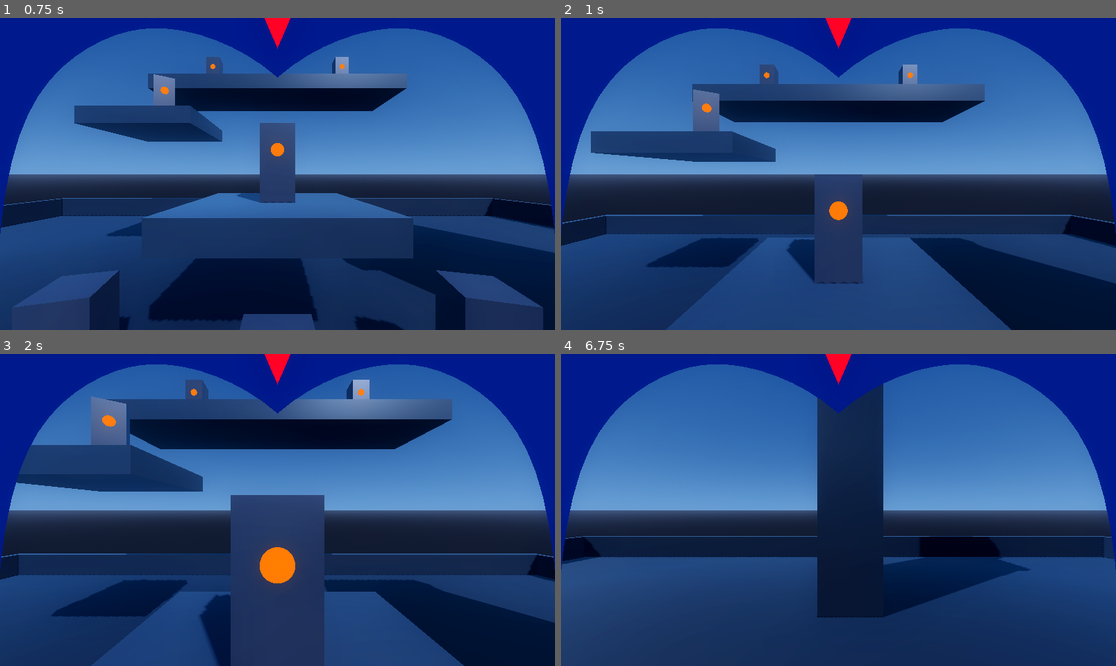
Above: before the commit, frames 1-4 (two rows, left to right).
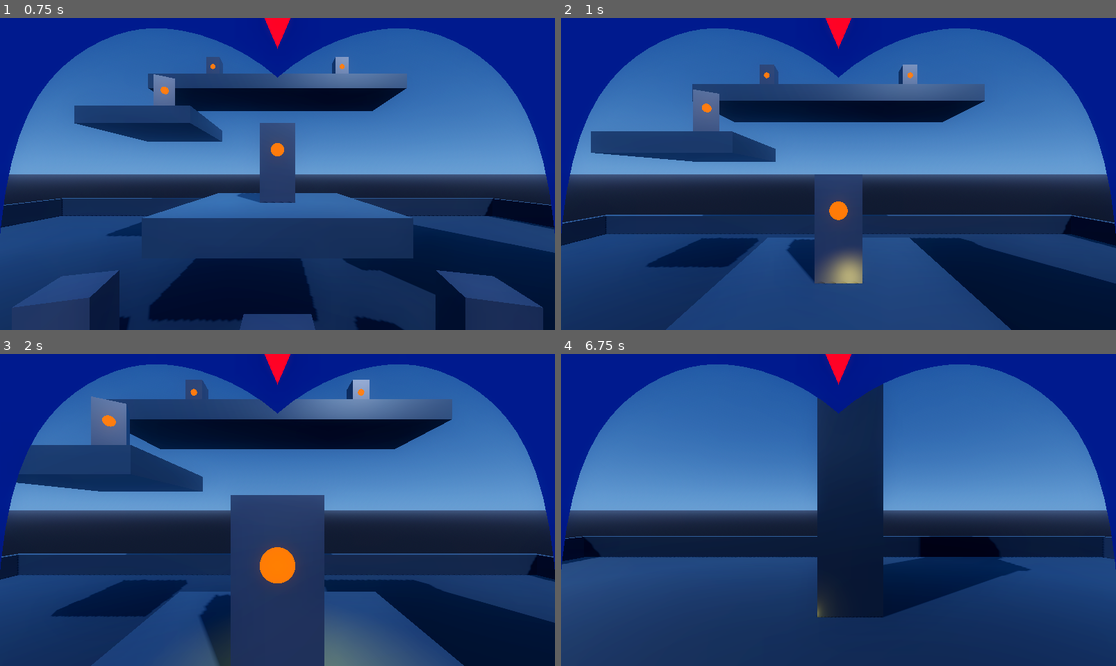
Above: after the commit, the same moments.

Repository: b6-stack/mega-man-x-remade
Game: Godot game, scene res://scenes/test_arena.tscn
Same seed, same stepped clock (60 frames per second), same inputs: the game is played once before the commit and once after it.
Inputs (mouse positions are in pixels of both pictures, inside the frame that each line leads up to):
- Up to frame 1 (0.75 s): tap Enter (ui_accept) at 0.5 s; move the mouse to (249, 236) at 0.52 s; hold W from 0.53 s (still down); hold Space from 0.53 s (still down); click (249, 236) at 0.67 s
- Up to frame 2 (1 s): keep holding W; keep holding Space; tap Enter (ui_accept) at 0.77 s
- Up to frame 3 (2 s): tap Enter (ui_accept) at 1.07 s; release W at 1.25 s; release Space at 1.25 s; drag from (444, 556) to (249, 572) at 1.27 s
- Up to frame 4 (6.75 s): move the mouse to (672, 463) at 2.02 s; hold A 2.03-2.75 s; hold Q 2.03-2.75 s; drag from (866, 510) to (672, 463) at 2.77 s; tap Enter (ui_accept) at 3.5, 3.77, 4.07 s; move the mouse to (755, 432) at 3.52 s; hold S 3.53-4.25 s; hold Space 3.53-4.25 s; drag from (960, 494) to (755, 432) at 4.27 s; move the mouse to (727, 525) at 5.02 s; hold W 5.03-5.75 s; hold Q 5.03-5.75 s; click (727, 525) at 5.17 s; drag from (894, 441) to (727, 525) at 5.77 s; move the mouse to (810, 572) at 6.52 s; hold D from 6.53 s (still down); hold Space from 6.53 s (still down)

Frame 1 is identical in both runs. In frame 2, 0.7% of the frame differs, in the area x 45-55%, y 74-86%; in frame 3, 1.6%, in the area x 34-73%, y 85-100%; in frame 4, 0.1%.

Commit message:
feat(fx): add damage impact splash, white hit flash, and metallic deflect spark effects

Diff:
--- /dev/null
+++ b/scenes/effects/deflect_sparks.tscn
@@ -0,0 +1,46 @@
+[gd_scene load_steps=6 format=3 uid="uid://b0deflectsparks"]
+
+[ext_resource type="Script" path="res://scripts/effects/deflect_sparks.gd" id="1_deflect"]
+
+[sub_resource type="ParticleProcessMaterial" id="ParticleProcessMaterial_sparks"]
+emission_shape = 1
+emission_sphere_radius = 0.02
+direction = Vector3(0, 0, 1)
+spread = 60.0
+initial_velocity_min = 4.0
+initial_velocity_max = 9.0
+gravity = Vector3(0, -9.8, 0)
+scale_min = 0.015
+scale_max = 0.04
+damping_min = 2.0
+damping_max = 5.0
+
+[sub_resource type="StandardMaterial3D" id="StandardMaterial3D_spark_mat"]
+shading_mode = 0
+albedo_color = Color(1.0, 0.85, 0.3, 1)
+emission_enabled = true
+emission = Color(1.0, 0.8, 0.2, 1)
+emission_energy_multiplier = 8.0
+
+[sub_resource type="SphereMesh" id="SphereMesh_spark_pass"]
+material = SubResource("StandardMaterial3D_spark_mat")
+radius = 0.015
+height = 0.03
+
+[node name="DeflectSparks" type="Node3D"]
+top_level = true
+script = ExtResource("1_deflect")
+
+[node name="GPUParticles3D" type="GPUParticles3D" parent="."]
+emitting = false
+amount = 28
+lifetime = 0.25
+one_shot = true
+explosiveness = 0.95
+process_material = SubResource("ParticleProcessMaterial_sparks")
+draw_pass_1 = SubResource("SphereMesh_spark_pass")
+
+[node name="OmniLight3D" type="OmniLight3D" parent="."]
+light_color = Color(1.0, 0.85, 0.3, 1)
+light_energy = 5.0
+omni_range = 1.8
--- /dev/null
+++ b/scenes/effects/impact_splash.tscn
@@ -0,0 +1,60 @@
+[gd_scene load_steps=7 format=3 uid="uid://b0impactsplash"]
+
+[ext_resource type="Script" path="res://scripts/effects/impact_splash.gd" id="1_splash"]
+
+[sub_resource type="ParticleProcessMaterial" id="ParticleProcessMaterial_splash"]
+emission_shape = 1
+emission_sphere_radius = 0.05
+direction = Vector3(0, 0, 1)
+spread = 75.0
+initial_velocity_min = 2.5
+initial_velocity_max = 6.0
+gravity = Vector3(0, -4, 0)
+scale_min = 0.03
+scale_max = 0.07
+
+[sub_resource type="StandardMaterial3D" id="StandardMaterial3D_splash_p"]
+shading_mode = 0
+albedo_color = Color(1, 0.92, 0.1, 1)
+emission_enabled = true
+emission = Color(1, 0.9, 0.05, 1)
+emission_energy_multiplier = 6.0
+
+[sub_resource type="SphereMesh" id="SphereMesh_splash_pass"]
+material = SubResource("StandardMaterial3D_splash_p")
+radius = 0.02
+height = 0.04
+
+[sub_resource type="StandardMaterial3D" id="StandardMaterial3D_shock"]
+transparency = 1
+shading_mode = 0
+albedo_color = Color(1, 0.95, 0.2, 0.8)
+emission_enabled = true
+emission = Color(1, 0.9, 0.1, 1)
+emission_energy_multiplier = 4.0
+
+[sub_resource type="SphereMesh" id="SphereMesh_shock"]
+material = SubResource("StandardMaterial3D_shock")
+radius = 0.25
+height = 0.5
+
+[node name="ImpactSplash" type="Node3D"]
+top_level = true
+script = ExtResource("1_splash")
+
+[node name="GPUParticles3D" type="GPUParticles3D" parent="."]
+emitting = false
+amount = 24
+lifetime = 0.3
+one_shot = true
+explosiveness = 0.92
+process_material = SubResource("ParticleProcessMaterial_splash")
+draw_pass_1 = SubResource("SphereMesh_splash_pass")
+
+[node name="Shockwave" type="MeshInstance3D" parent="."]
+mesh = SubResource("SphereMesh_shock")
+
+[node name="OmniLight3D" type="OmniLight3D" parent="."]
+light_color = Color(1, 0.92, 0.1, 1)
+light_energy = 4.0
+omni_range = 2.5
--- a/scenes/test_arena.tscn
+++ b/scenes/test_arena.tscn
@@ -356,6 +356,7 @@
 
 [node name="TargetDummy_Right" parent="Dummies" instance=ExtResource("2_dummy")]
 transform = Transform3D(0.965926, 0, -0.258819, 0, 1, 0, 0.258819, 0, 0.965926, 3, 0, -4)
+is_armored = true
 
 [node name="TargetDummy_Step1" parent="Dummies" instance=ExtResource("2_dummy")]
 transform = Transform3D(1, 0, 0, 0, 1, 0, 0, 0, 1, 0, 2.8, -6)
--- a/scripts/buster_shot.gd
+++ b/scripts/buster_shot.gd
@@ -152,6 +152,9 @@
 	draw_mesh.material = draw_mat
 	particles.draw_pass_1 = draw_mesh
 
+const IMPACT_SPLASH_SCENE: PackedScene = preload("res://scenes/effects/impact_splash.tscn")
+const DEFLECT_SPARKS_SCENE: PackedScene = preload("res://scenes/effects/deflect_sparks.tscn")
+
 func _physics_process(delta: float) -> void:
 	global_position += -global_transform.basis.z * speed * delta
 
@@ -160,13 +163,52 @@
 		queue_free()
 
 func _on_body_entered(body: Node3D) -> void:
-	if body.has_method("take_damage"):
-		body.take_damage(damage)
+	_handle_hit(body)
+
+func _on_area_entered(area: Area3D) -> void:
+	_handle_hit(area)
+
+func _handle_hit(target: Node3D) -> void:
+	var hit_pos: Vector3 = global_position
+	var hit_normal: Vector3 = global_transform.basis.z
+	var damage_dealt := false
+
+	var damage_target: Node = target
+	if not damage_target.has_method("take_damage") and target.get_parent() and target.get_parent().has_method("take_damage"):
+		damage_target = target.get_parent()
+
+	if damage_target.has_method("take_damage"):
+		var result = damage_target.take_damage(damage, hit_pos, hit_normal)
+		if result is bool:
+			damage_dealt = result
+		else:
+			damage_dealt = true
+
+	if damage_dealt:
+		_spawn_impact_splash(hit_pos, hit_normal)
+	else:
+		_spawn_deflect_sparks(hit_pos, hit_normal)
+
 	queue_free()
 
-func _on_area_entered(area: Area3D) -> void:
-	if area.has_method("take_damage"):
-		area.take_damage(damage)
-	elif area.get_parent() and area.get_parent().has_method("take_damage"):
-		area.get_parent().take_damage(damage)
-	queue_free()
+func _spawn_impact_splash(pos: Vector3, normal: Vector3) -> void:
+	if not IMPACT_SPLASH_SCENE:
+		return
+	var splash = IMPACT_SPLASH_SCENE.instantiate()
+	if splash:
+		var target_parent := get_tree().current_scene if get_tree().current_scene else get_parent()
+		target_parent.add_child(splash)
+		splash.global_position = pos
+		if splash.has_method("setup"):
+			splash.setup(charge_level, normal)
+
+func _spawn_deflect_sparks(pos: Vector3, normal: Vector3) -> void:
+	if not DEFLECT_SPARKS_SCENE:
+		return
+	var sparks = DEFLECT_SPARKS_SCENE.instantiate()
+	if sparks:
+		var target_parent := get_tree().current_scene if get_tree().current_scene else get_parent()
+		target_parent.add_child(sparks)
+		sparks.global_position = pos
+		if sparks.has_method("setup"):
+			sparks.setup(normal)
--- /dev/null
+++ b/scripts/effects/deflect_sparks.gd
@@ -0,0 +1,27 @@
+extends Node3D
+class_name DeflectSparks
+
+@export var duration: float = 0.28
+
+@onready var particles: GPUParticles3D = $GPUParticles3D
+@onready var light: OmniLight3D = $OmniLight3D
+
+var _timer: float = 0.0
+
+func _ready() -> void:
+	if particles:
+		particles.restart()
+		particles.emitting = true
+
+func setup(hit_normal: Vector3 = Vector3.UP) -> void:
+	if hit_normal != Vector3.ZERO:
+		var up_axis := Vector3.UP if abs(hit_normal.y) < 0.9 else Vector3.FORWARD
+		look_at(global_position + hit_normal, up_axis)
+
+func _process(delta: float) -> void:
+	_timer += delta
+	var progress: float = clampf(_timer / duration, 0.0, 1.0)
+	if light:
+		light.light_energy = (1.0 - progress) * 5.0
+	if _timer >= duration:
+		queue_free()
--- /dev/null
+++ b/scripts/effects/impact_splash.gd
@@ -0,0 +1,111 @@
+extends Node3D
+class_name ImpactSplash
+
+@export var charge_level: int = 1
+@export var duration: float = 0.35
+
+@onready var particles: GPUParticles3D = $GPUParticles3D
+@onready var shockwave: MeshInstance3D = $Shockwave
+@onready var light: OmniLight3D = $OmniLight3D
+
+var _timer: float = 0.0
+
+func _ready() -> void:
+	_setup_effect()
+
+func setup(level: int, hit_normal: Vector3 = Vector3.UP) -> void:
+	charge_level = clampi(level, 1, 3)
+	if hit_normal != Vector3.ZERO:
+		var up_axis := Vector3.UP if abs(hit_normal.y) < 0.9 else Vector3.FORWARD
+		look_at(global_position + hit_normal, up_axis)
+	if is_node_ready():
+		_setup_effect()
+
+func _setup_effect() -> void:
+	var col := Color(1.0, 0.92, 0.1)
+	var scale_mult := 1.0
+	var part_count := 24
+	var light_range := 2.2
+
+	match charge_level:
+		1:
+			col = Color(1.0, 0.95, 0.15)
+			scale_mult = 0.8
+			part_count = 20
+			light_range = 2.0
+		2:
+			col = Color(0.2, 1.0, 0.45)
+			scale_mult = 1.4
+			part_count = 36
+			light_range = 3.5
+		3:
+			col = Color(0.15, 0.8, 1.0)
+			scale_mult = 2.4
+			part_count = 60
+			light_range = 5.5
+
+	if light:
+		light.light_color = col
+		light.omni_range = light_range
+		light.light_energy = 4.0 * scale_mult
+
+	if particles:
+		particles.amount = part_count
+		var p_mat := ParticleProcessMaterial.new()
+		p_mat.emission_shape = ParticleProcessMaterial.EMISSION_SHAPE_SPHERE
+		p_mat.emission_sphere_radius = 0.04 * scale_mult
+		p_mat.direction = Vector3(0, 0, 1)
+		p_mat.spread = 75.0
+		p_mat.initial_velocity_min = 2.5 * scale_mult
+		p_mat.initial_velocity_max = 6.5 * scale_mult
+		p_mat.gravity = Vector3(0, -4.0, 0)
+		p_mat.scale_min = 0.03 * scale_mult
+		p_mat.scale_max = 0.07 * scale_mult
+		p_mat.damping_min = 4.0
+		p_mat.damping_max = 8.0
+		particles.process_material = p_mat
+
+		var draw_mesh := SphereMesh.new()
+		draw_mesh.radius = 0.02 * scale_mult
+		draw_mesh.height = 0.04 * scale_mult
+		var draw_mat := StandardMaterial3D.new()
+		draw_mat.shading_mode = BaseMaterial3D.SHADING_MODE_UNSHADED
+		draw_mat.albedo_color = col
+		draw_mat.emission_enabled = true
+		draw_mat.emission = col
+		draw_mat.emission_energy_multiplier = 6.0
+		draw_mesh.material = draw_mat
+		particles.draw_pass_1 = draw_mesh
+
+		particles.restart()
+		particles.emitting = true
+
+	if shockwave:
+		var mat := StandardMaterial3D.new()
+		mat.shading_mode = BaseMaterial3D.SHADING_MODE_UNSHADED
+		mat.transparency = BaseMaterial3D.TRANSPARENCY_ALPHA
+		mat.albedo_color = Color(col.r, col.g, col.b, 0.9)
+		mat.emission_enabled = true
+		mat.emission = col
+		mat.emission_energy_multiplier = 4.0
+		shockwave.material_override = mat
+		shockwave.scale = Vector3(0.1, 0.1, 0.1) * scale_mult
+
+func _process(delta: float) -> void:
+	_timer += delta
+	var progress: float = clampf(_timer / duration, 0.0, 1.0)
+
+	if shockwave:
+		var s: float = lerpf(0.15, 0.9, progress)
+		if charge_level == 2: s *= 1.5
+		elif charge_level == 3: s *= 2.5
+		shockwave.scale = Vector3(s, s, s)
+		if shockwave.material_override is StandardMaterial3D:
+			var smat: StandardMaterial3D = shockwave.material_override
+			smat.albedo_color.a = (1.0 - progress) * 0.85
+
+	if light:
+		light.light_energy = (1.0 - progress) * 4.0
+
+	if _timer >= duration:
+		queue_free()
--- a/scripts/target_dummy.gd
+++ b/scripts/target_dummy.gd
@@ -3,6 +3,7 @@
 
 @export var max_health: float = 6.0
 @export var respawn_time: float = 3.0
+@export var is_armored: bool = false
 
 @onready var mesh_instance: MeshInstance3D = $MeshInstance3D
 @onready var collision_shape: CollisionShape3D = $CollisionShape3D
@@ -22,7 +23,7 @@
 	if _flash_timer > 0.0:
 		_flash_timer -= delta
 		if _flash_timer <= 0.0 and not _is_destroyed:
-			if mesh_instance and _orig_material:
+			if mesh_instance:
 				mesh_instance.material_override = null
 
 	if _is_destroyed:
@@ -30,9 +31,12 @@
 		if _respawn_timer <= 0.0:
 			_respawn()
 
-func take_damage(amount: float) -> void:
+func take_damage(amount: float, _hit_pos: Vector3 = Vector3.ZERO, _hit_normal: Vector3 = Vector3.ZERO) -> bool:
 	if _is_destroyed:
-		return
+		return false
+
+	if is_armored:
+		return false
 
 	current_health -= amount
 	_flash_hit()
@@ -40,15 +44,17 @@
 	if current_health <= 0:
 		_destroy()
 
+	return true
+
 func _flash_hit() -> void:
-	_flash_timer = 0.15
+	_flash_timer = 0.10
 	if mesh_instance:
 		var flash_mat := StandardMaterial3D.new()
 		flash_mat.shading_mode = BaseMaterial3D.SHADING_MODE_UNSHADED
 		flash_mat.albedo_color = Color(1.0, 1.0, 1.0, 1.0)
 		flash_mat.emission_enabled = true
-		flash_mat.emission = Color(1.0, 0.4, 0.4)
-		flash_mat.emission_energy_multiplier = 4.0
+		flash_mat.emission = Color(1.0, 1.0, 1.0, 1.0)
+		flash_mat.emission_energy_multiplier = 6.0
 		mesh_instance.material_override = flash_mat
 
 func _destroy() -> void:
